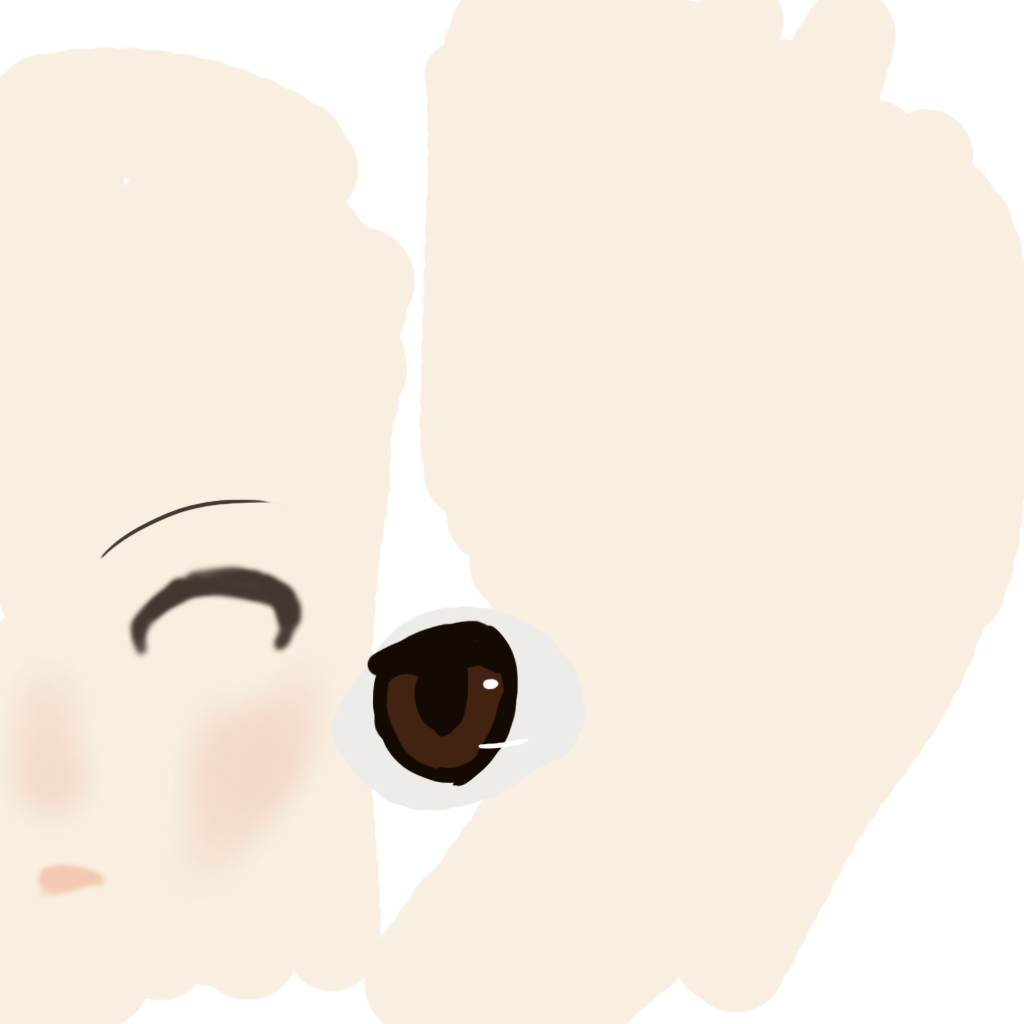
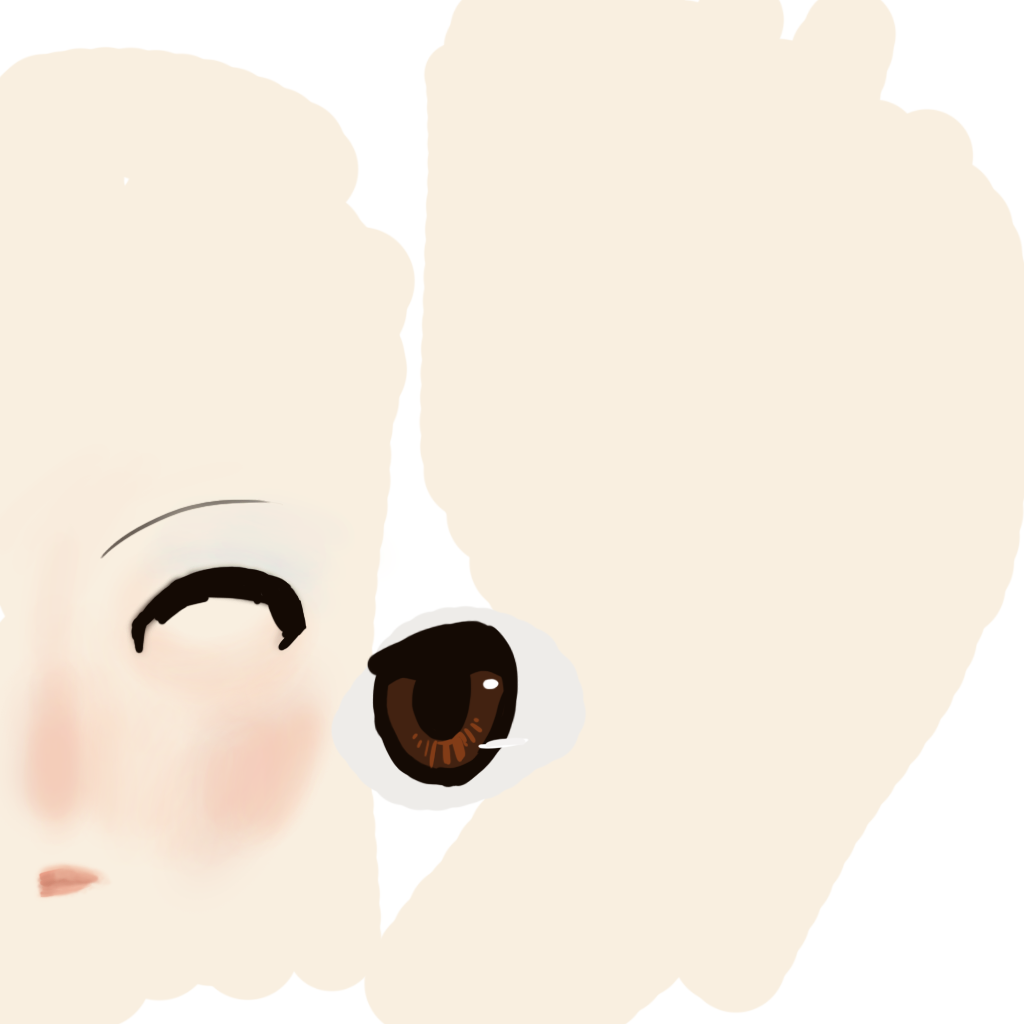
Two versions of the same layered image (1024×1024). Layer-by-layer changes:
added layer "レイヤー 4" above "レイヤー 3" over [36, 864, 112, 899]
painted on "レイヤー 3" over [380, 640, 526, 788]
painted on "レイヤー 1" over [21, 470, 412, 877]
